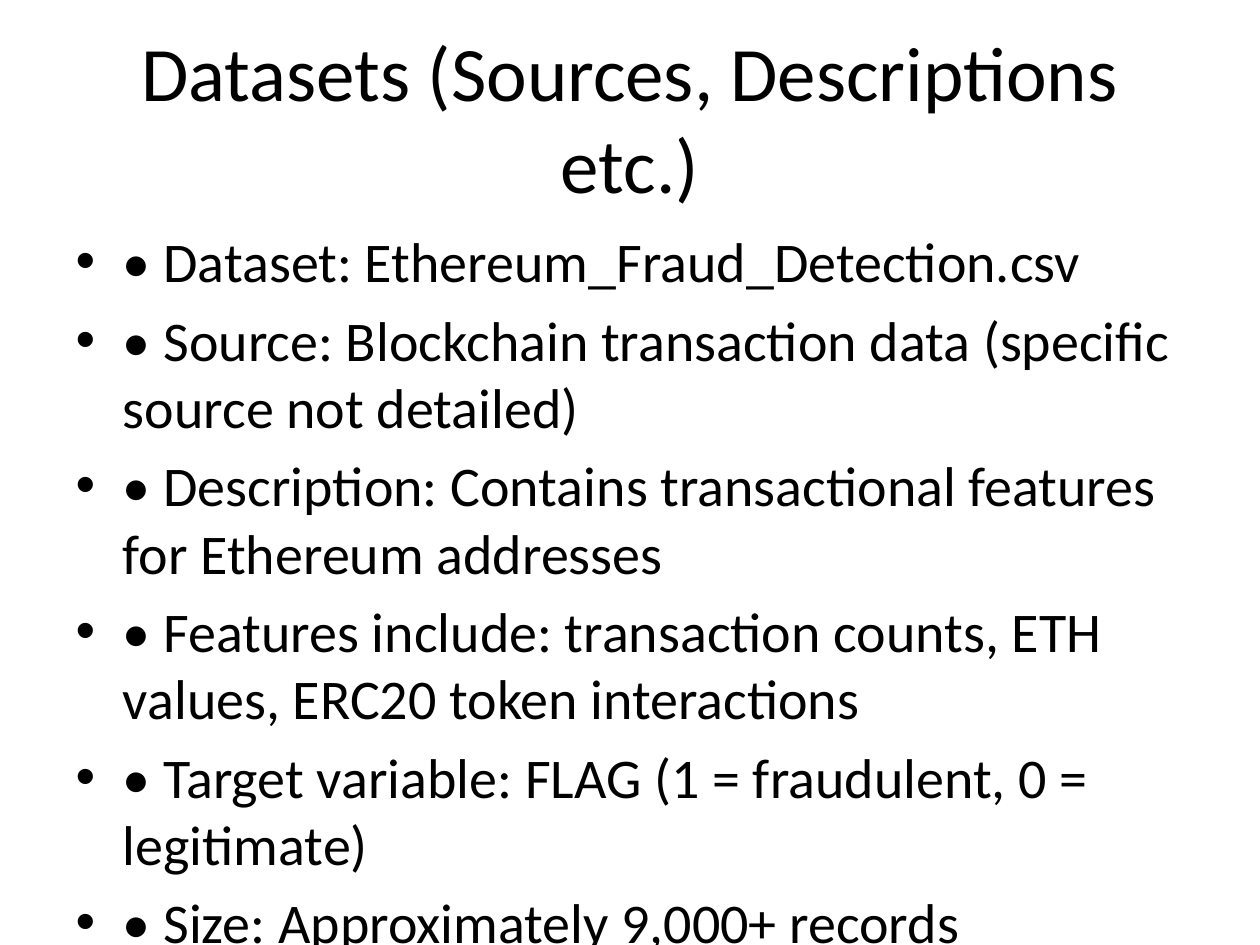
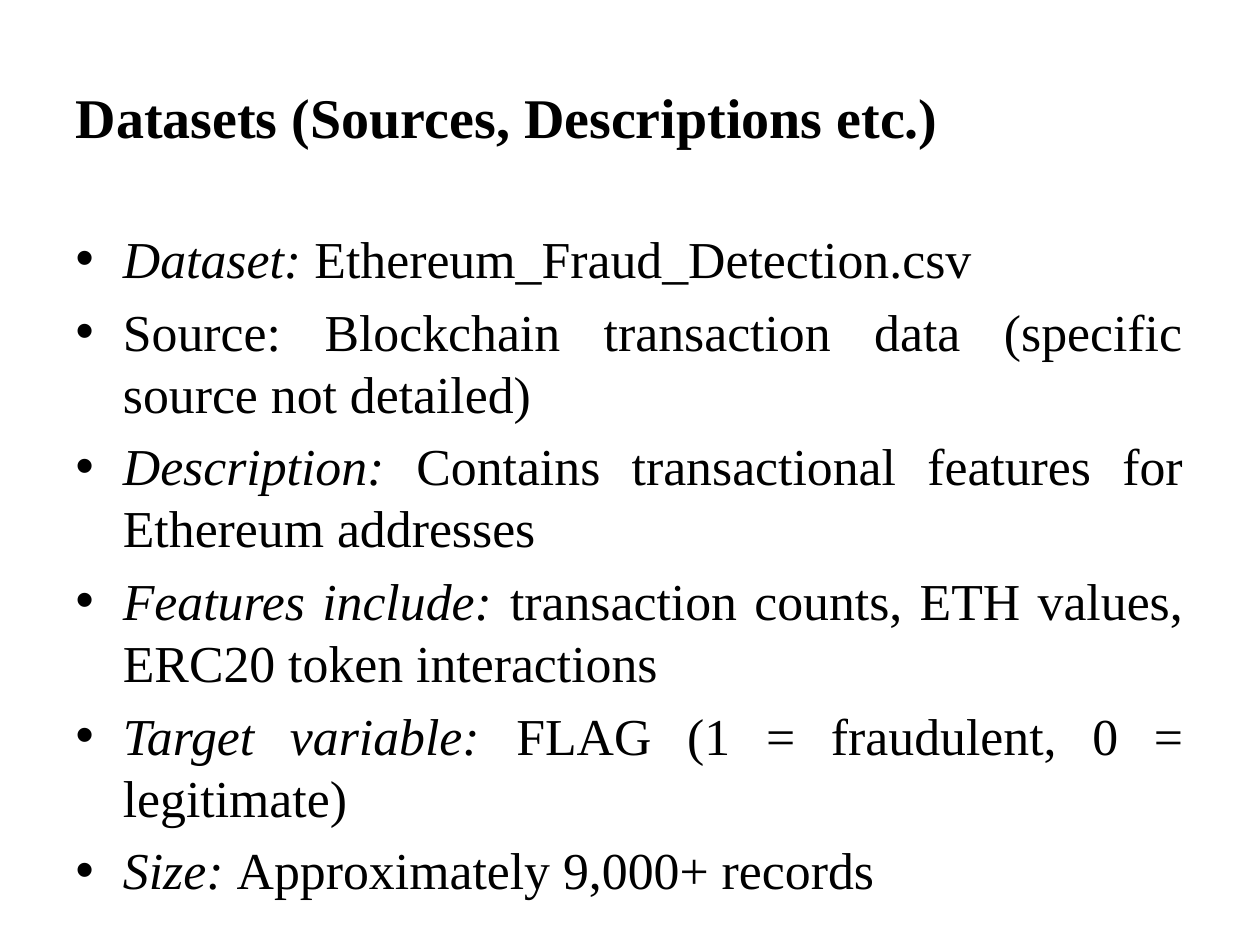
Before and after one commit to AhmadFarazWeb3Developer/Ethereum-Fraud-Detection-Using-AI, a slide deck: slide 3 of Assignment_01/Assignment_01_Presentation.pptx (slide 2 before the commit). Drawn at 1260x945 pixels with LibreOffice and Linux fonts; fonts in the diff are those of the drawing. Boxes give left, top, right and bottom in pixels: in the first picture for what was removed or moved away, otherwise in the second. Text is boxed around its words. In the diff, an @@ line names an element or a change of style, - is before the commit and + after.

```diff
--- a/Assignment_01/Assignment_01_Presentation.pptx
+++ b/Assignment_01/Assignment_01_Presentation.pptx
@@ title "Datasets (Sources, Descriptions etc.)" at (76,99,938,149): size 44 to 32 pt, font Calibri to Times New Roman, bold on; alignment centre to left @@
@@ text at (123,242,1183,900): text changed; size 32 to 29.6 pt; font Calibri to Times New Roman @@
-• • Dataset: Ethereum_Fraud_Detection.csv
-• • Source: Blockchain transaction data (specific source not detailed)
-• • Description: Contains transactional features for Ethereum addresses
-• • Features include: transaction counts, ETH values, ERC20 token interactions
-• • Target variable: FLAG (1 = fraudulent, 0 = legitimate)
-• • Size: Approximately 9,000+ records
+• Dataset: Ethereum_Fraud_Detection.csv
+• Source: Blockchain transaction data (specific source not detailed)
+• Description: Contains transactional features for Ethereum addresses
+• Features include: transaction counts, ETH values, ERC20 token interactions
+• Target variable: FLAG (1 = fraudulent, 0 = legitimate)
+• Size: Approximately 9,000+ records
```
Also in this commit, not shown: 11 other slides changed, 1 slide added, 24 other files.
